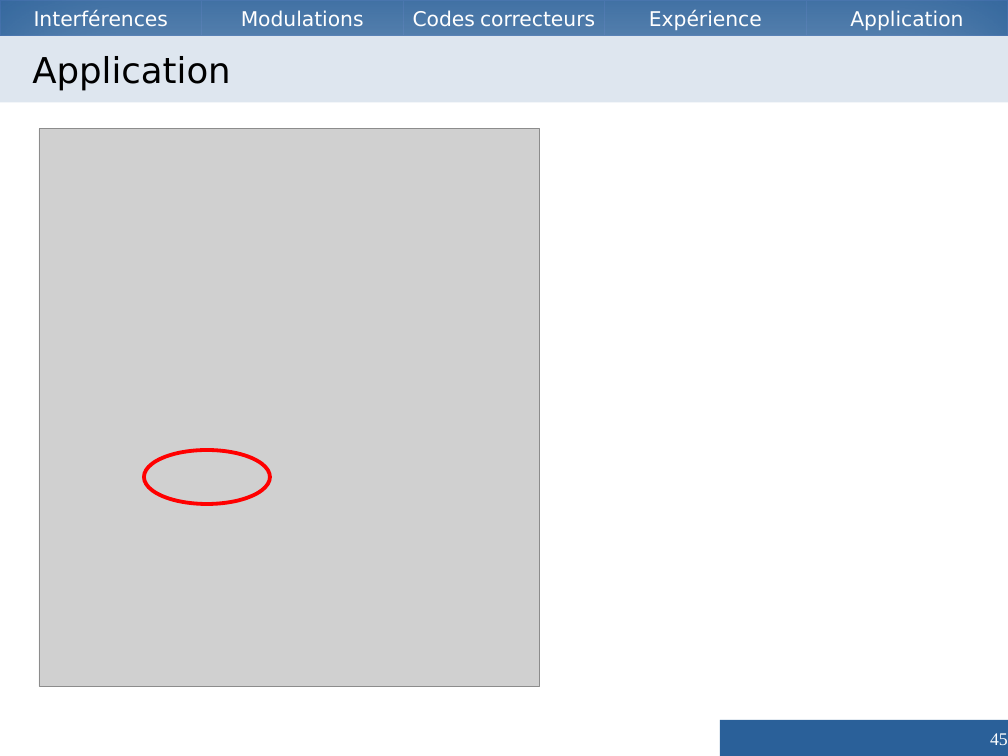
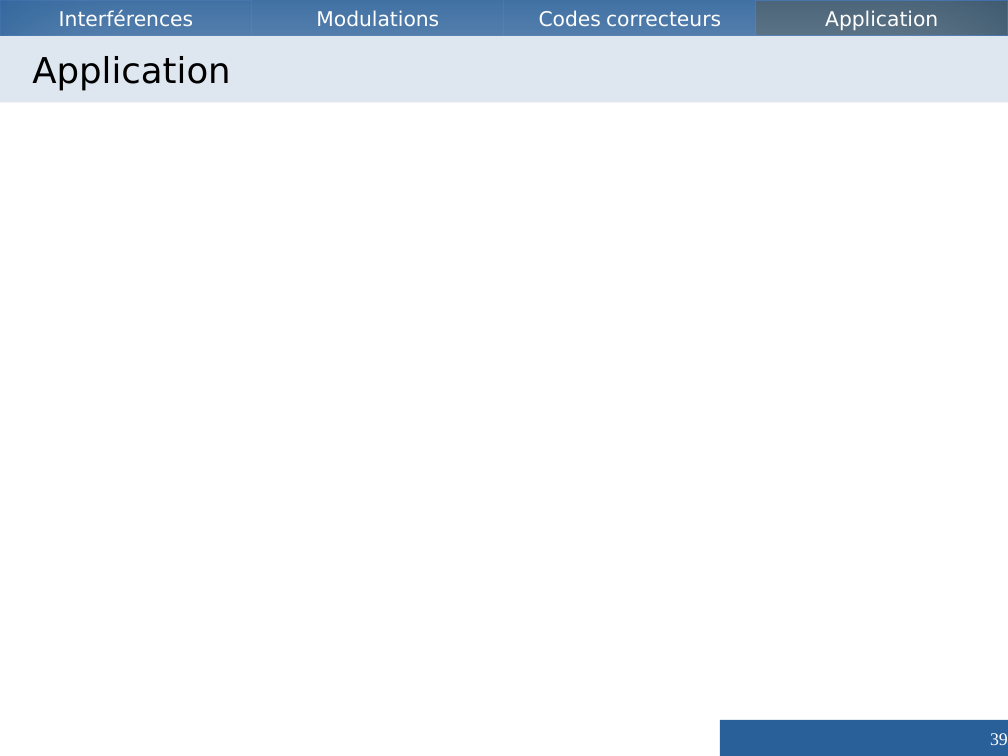
Before and after one commit to Vzrod/tipe, a slide deck: slide 39 of TIPE.odp (slide 45 before the commit). Drawn at 1008x756 pixels with LibreOffice and Linux fonts; fonts in the diff are those of the drawing; grey boxes stand for pictures. Boxes give left, top, right and bottom in pixels: in the first picture for what was removed or moved away, otherwise in the second. Text is boxed around its words. In the diff, an @@ line names an element or a change of style, - is before the commit and + after.

```diff
--- a/TIPE.odp
+++ b/TIPE.odp
@@ rectangle "Interférences": place and size @@
-rectangle "Interférences" at bbox=[0, 0, 201, 36]
+rectangle "Interférences" at bbox=[0, 0, 252, 36]
@@ rectangle "Modulations": place and size @@
-rectangle "Modulations" at bbox=[201, 0, 402, 36]
+rectangle "Modulations" at bbox=[252, 0, 505, 36]
@@ rectangle "Codes correcteurs": place and size @@
-rectangle "Codes correcteurs" at bbox=[403, 0, 605, 36]
+rectangle "Codes correcteurs" at bbox=[504, 0, 756, 36]
@@ rectangle removed at bbox=[605, 0, 806, 36] @@
-Expérience
@@ rectangle "Application": place and size @@
-rectangle "Application" at bbox=[807, 0, 1008, 36]
+rectangle "Application" at bbox=[756, 0, 1008, 36]
@@ rectangle "Application" at bbox=[756, 0, 1008, 36]: fill #2A6099 to #355269 @@
@@ picture removed at bbox=[39, 129, 541, 687] @@
@@ ellipse removed at bbox=[144, 450, 270, 504] @@
@@ page number at bbox=[990, 733, 1008, 745]: text changed @@
-45
+39
```
Also in this commit, not shown: 36 other slides changed, 13 slides added, 16 slides removed, 3 other files.
